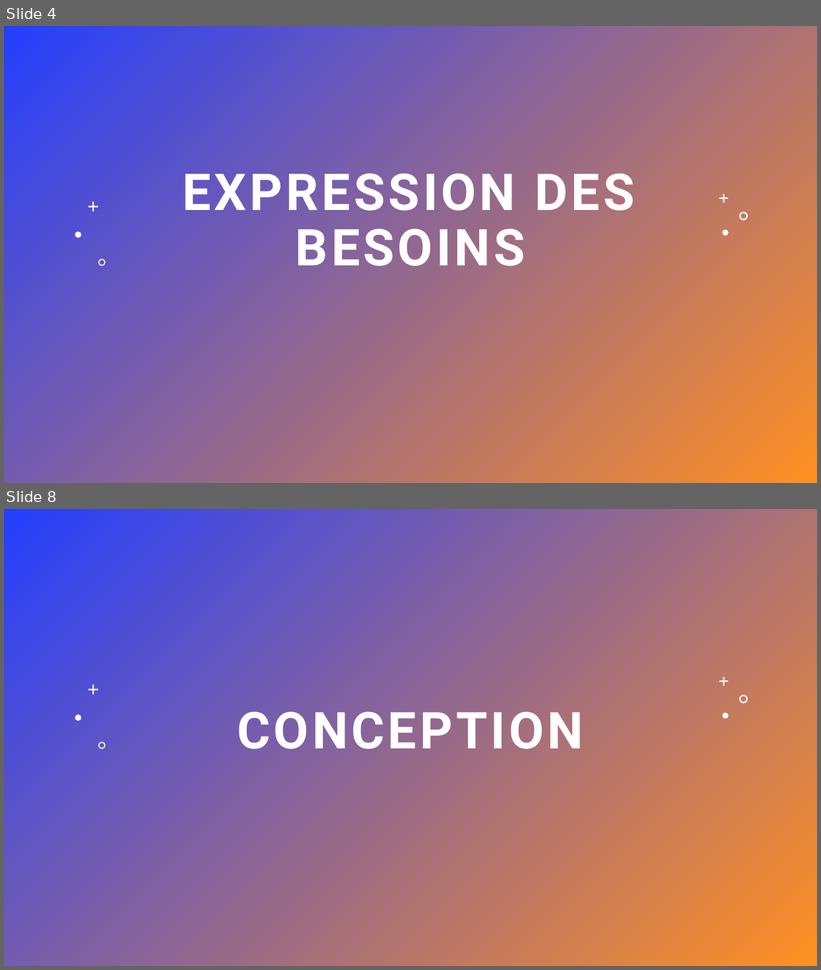
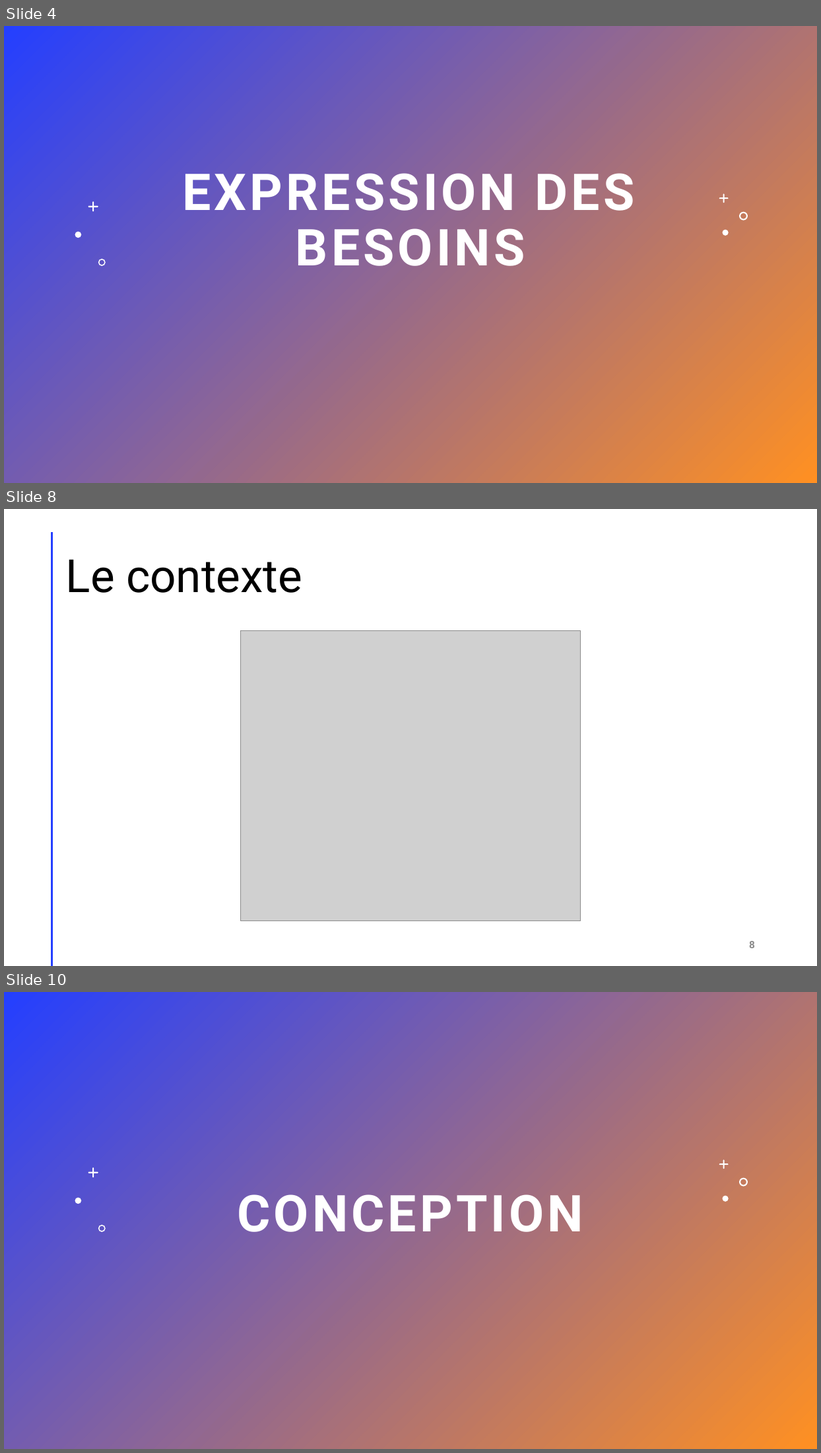
Before and after one commit to GreenHawk-99/AppGreta, a slide deck: doc/GRETA Suivi Séance.pptx. Shown one above the other, each under a label of ours: slides 4 and 8 before the commit, slides 4, 8 and 10 after it; the slides between them are not shown. The pictures are 821x970 and 821x1453 pixels, drawn with LibreOffice and Linux fonts; fonts in the diff are those of the drawing; grey boxes stand for pictures. Boxes give left, top, right and bottom in pixels: in the first picture for what was removed or moved away, otherwise in the second. Text is boxed around its words. In the diff, an @@ line names an element or a change of style, - is before the commit and + after.

```diff
--- a/doc/GRETA Suivi Séance.pptx
+++ b/doc/GRETA Suivi Séance.pptx
@@ slide 8 added at [4, 509, 817, 966], background #FFFFFF @@
@@ line added from (52, 533) to (52, 966), #FF9022 2 pt @@
@@ title added at [66, 559, 302, 593], 54 pt, text #000000 @@
+Le contexte
@@ picture added at [241, 631, 580, 921] @@
@@ page number added at [749, 941, 755, 949], 12 pt, text #8C8C8C, bold @@
+8
@@ what was slide 8 is now slide 10 @@
```
Also in this commit, not shown: 13 slides changed, 1 other slide added, 2 slides removed, 1 other file.
